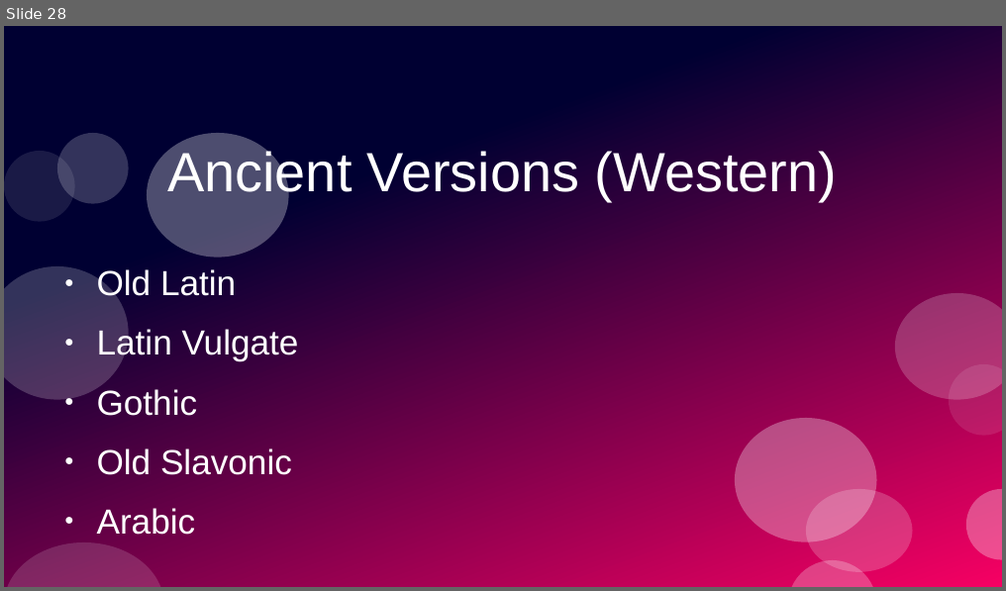
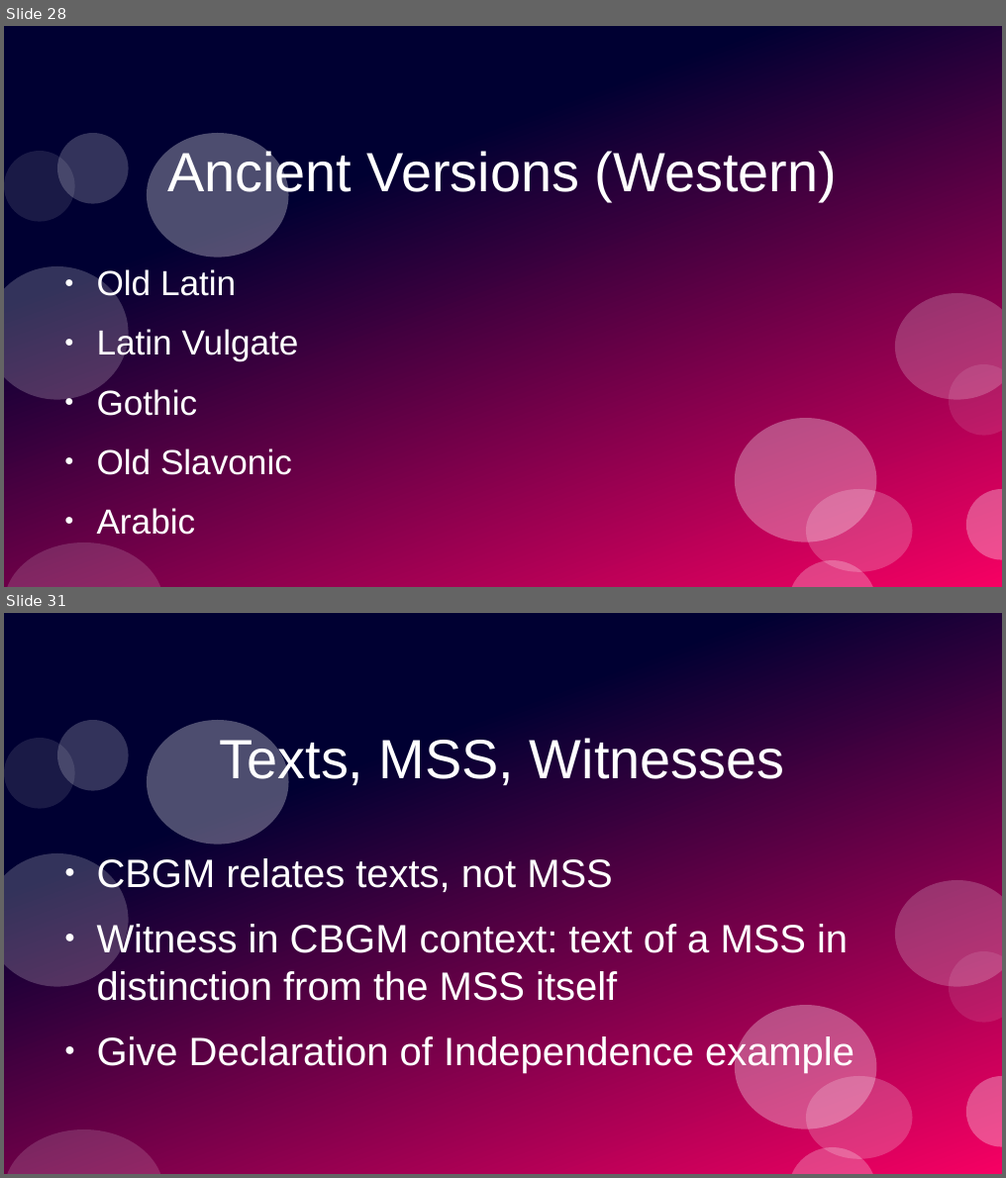
Before and after one commit to stevemac321/Music, a slide deck: LostTransmission.pptx. Shown one above the other, each under a label of ours: slide 28 before the commit, slides 28 and 31 after it; the slides between them are not shown. The pictures are 1006x591 and 1006x1178 pixels, drawn with LibreOffice and Linux fonts; fonts in the diff are those of the drawing. Boxes give left, top, right and bottom in pixels: in the first picture for what was removed or moved away, otherwise in the second. Text is boxed around its words. In the diff, an @@ line names an element or a change of style, - is before the commit and + after.

```diff
--- a/LostTransmission.pptx
+++ b/LostTransmission.pptx
@@ slide 31 added at box(4, 613, 1002, 1174), background #FFFFFF; not listed: 12 template elements that a slide beside it also shows @@
@@ text added at box(220, 735, 785, 788), 44 pt, text #FFFFFF @@
+Texts, MSS, Witnesses
@@ text added at box(97, 859, 854, 1073), 31.5 pt, text #FFFFFF @@
+● CBGM relates texts, not MSS
+● Witness in CBGM context: text of a MSS in distinction from the MSS itself
+● Give Declaration of Independence example
```
Also in this commit, not shown: 1 slide changed, 5 other slides added, 1 slide removed.
